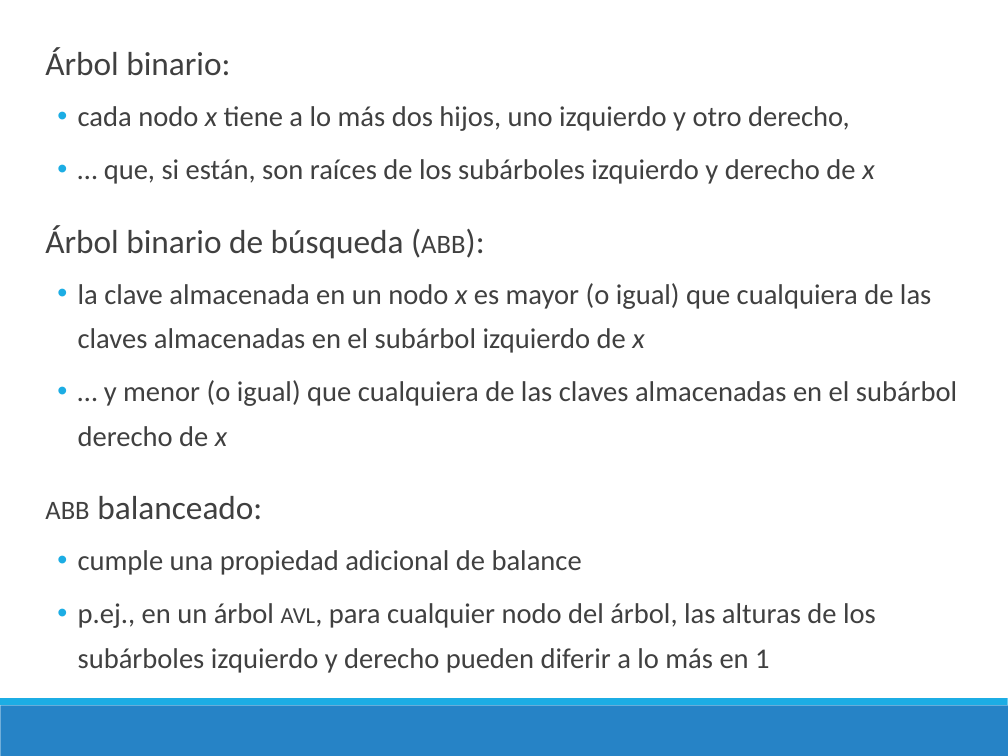
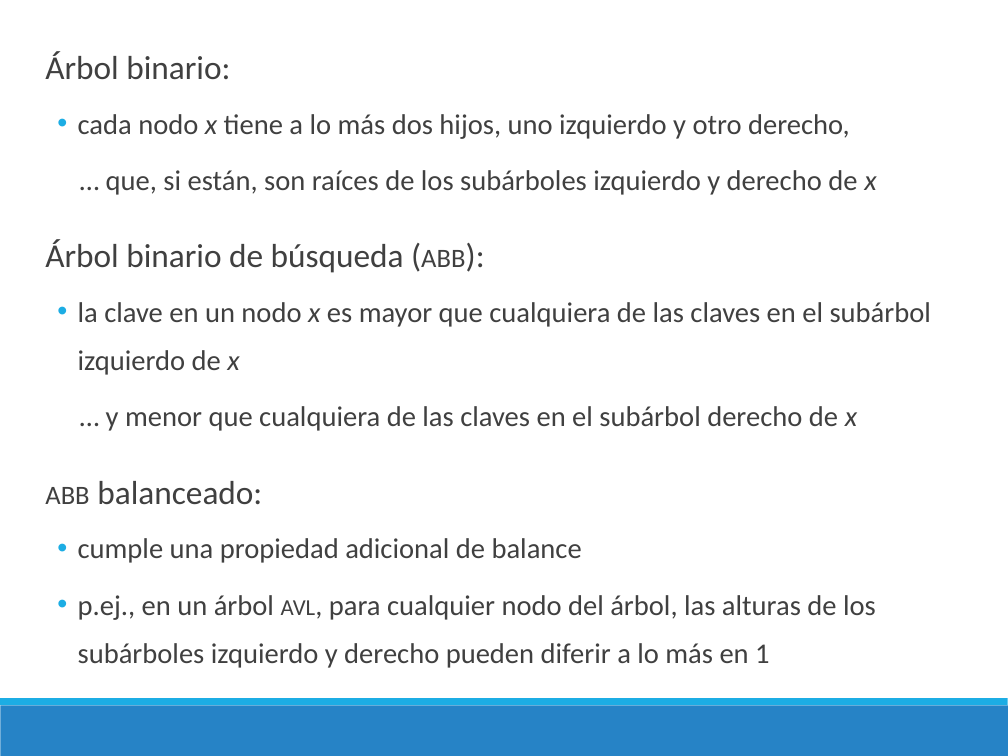
Before and after one commit to chris-carstens/2020-2, a slide deck: slide 39 of Clases/07 - Árboles AVL/07. Árboles AVL.pptx (slide 40 before the commit). Drawn at 1008x756 pixels with LibreOffice and Linux fonts; fonts in the diff are those of the drawing. Boxes give left, top, right and bottom in pixels: in the first picture for what was removed or moved away, otherwise in the second. Text is boxed around its words. In the diff, an @@ line names an element or a change of style, - is before the commit and + after.

```diff
--- a/Clases/07 - Árboles AVL/07. Árboles AVL.pptx
+++ b/Clases/07 - Árboles AVL/07. Árboles AVL.pptx
@@ text at (45, 52, 876, 668): line spacing 1.3 to 1.4; bullet • to none @@
@@ text at (78, 302, 931, 431): text changed @@
-  • la clave almacenada en un nodo x es mayor (o igual) que cualquiera de las claves almacenadas en el subárbol izquierdo de x
-  • … y menor (o igual) que cualquiera de las claves almacenadas en el subárbol derecho de x
+  • la clave en un nodo x es mayor que cualquiera de las claves en el subárbol izquierdo de x
+  … y menor que cualquiera de las claves en el subárbol derecho de x
```
Also in this commit, not shown: 18 other slides changed, 2 slides added, 3 slides removed, 5 other files.
